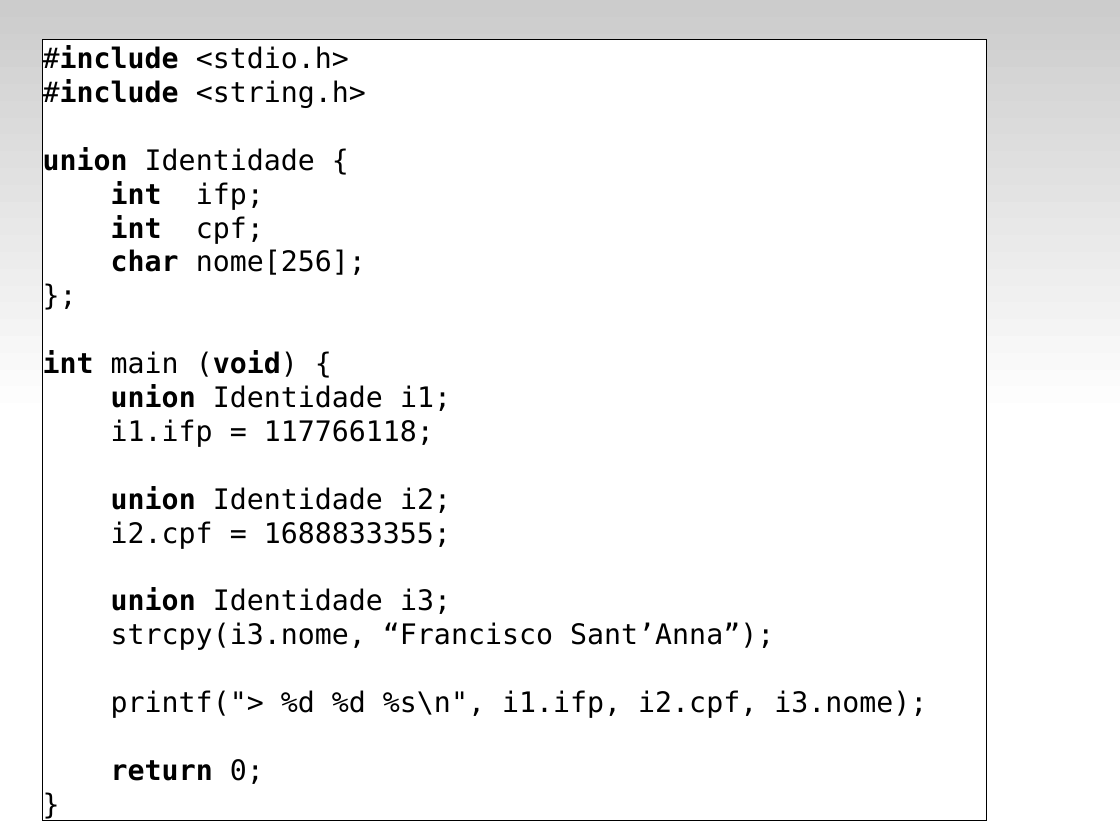
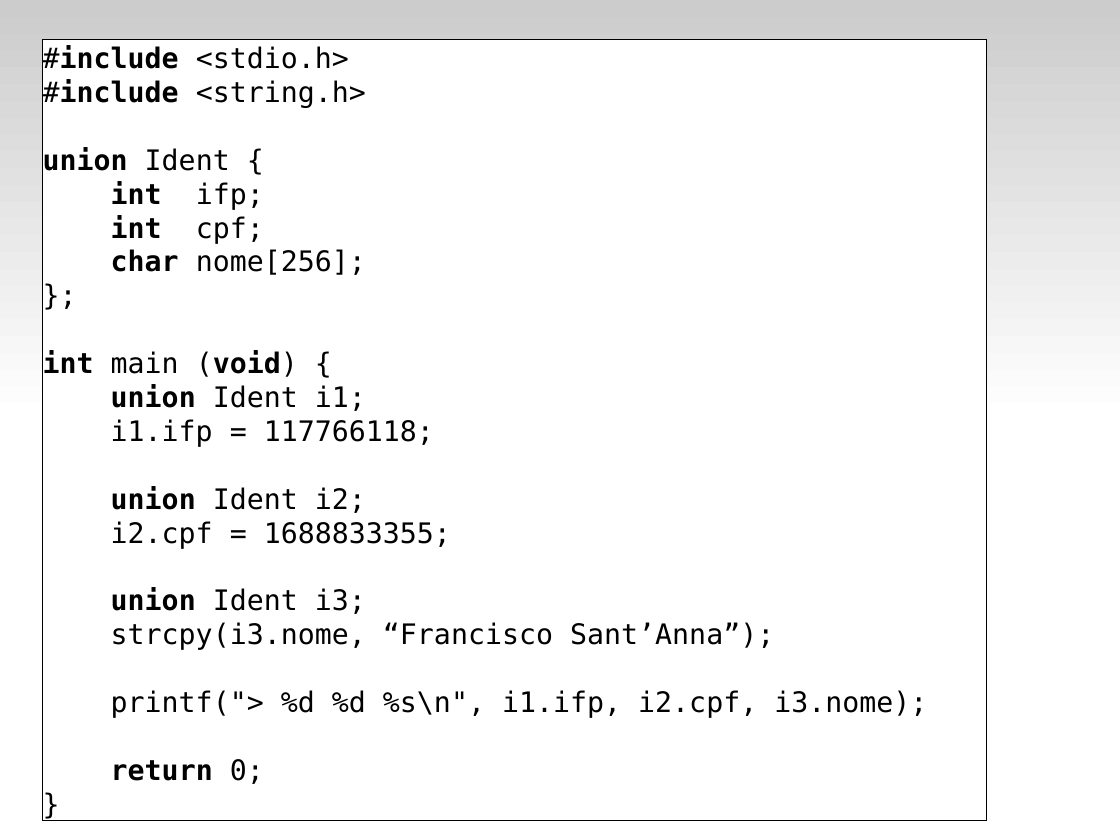
Before and after one commit to fsantanna-uerj/LP1, a slide deck: slide 22 of Slides/lp1-07-compostos.odp. Drawn at 1120x840 pixels with LibreOffice and Linux fonts; fonts in the diff are those of the drawing. Boxes give left, top, right and bottom in pixels: in the first picture for what was removed or moved away, otherwise in the second. Text is boxed around its words. In the diff, an @@ line names an element or a change of style, - is before the commit and + after.

```diff
--- a/Slides/lp1-07-compostos.odp
+++ b/Slides/lp1-07-compostos.odp
@@ text in rectangle at (x1=43, y1=147, x2=230, y2=171): text changed @@
-union Identidade {
+union Ident {
@@ text in rectangle at (x1=111, y1=384, x2=366, y2=411): text changed @@
-union Identidade i1;
+union Ident i1;
@@ text in rectangle at (x1=111, y1=486, x2=366, y2=513): text changed @@
-union Identidade i2;
+union Ident i2;
@@ text in rectangle at (x1=111, y1=588, x2=366, y2=614): text changed @@
-union Identidade i3;
+union Ident i3;
```
Also in this commit, not shown: 2 other slides changed, 1 slide added, 2 other files.
